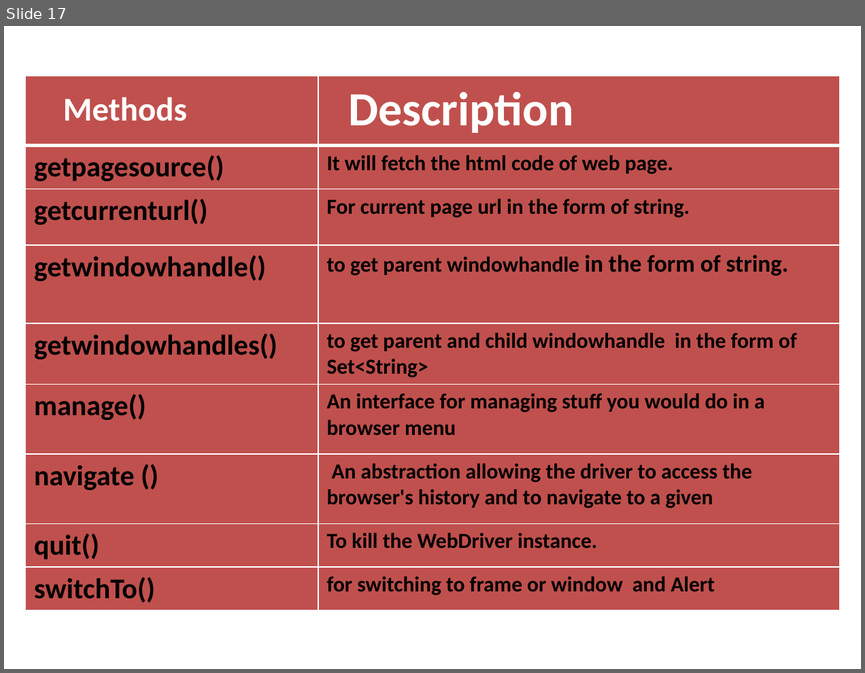
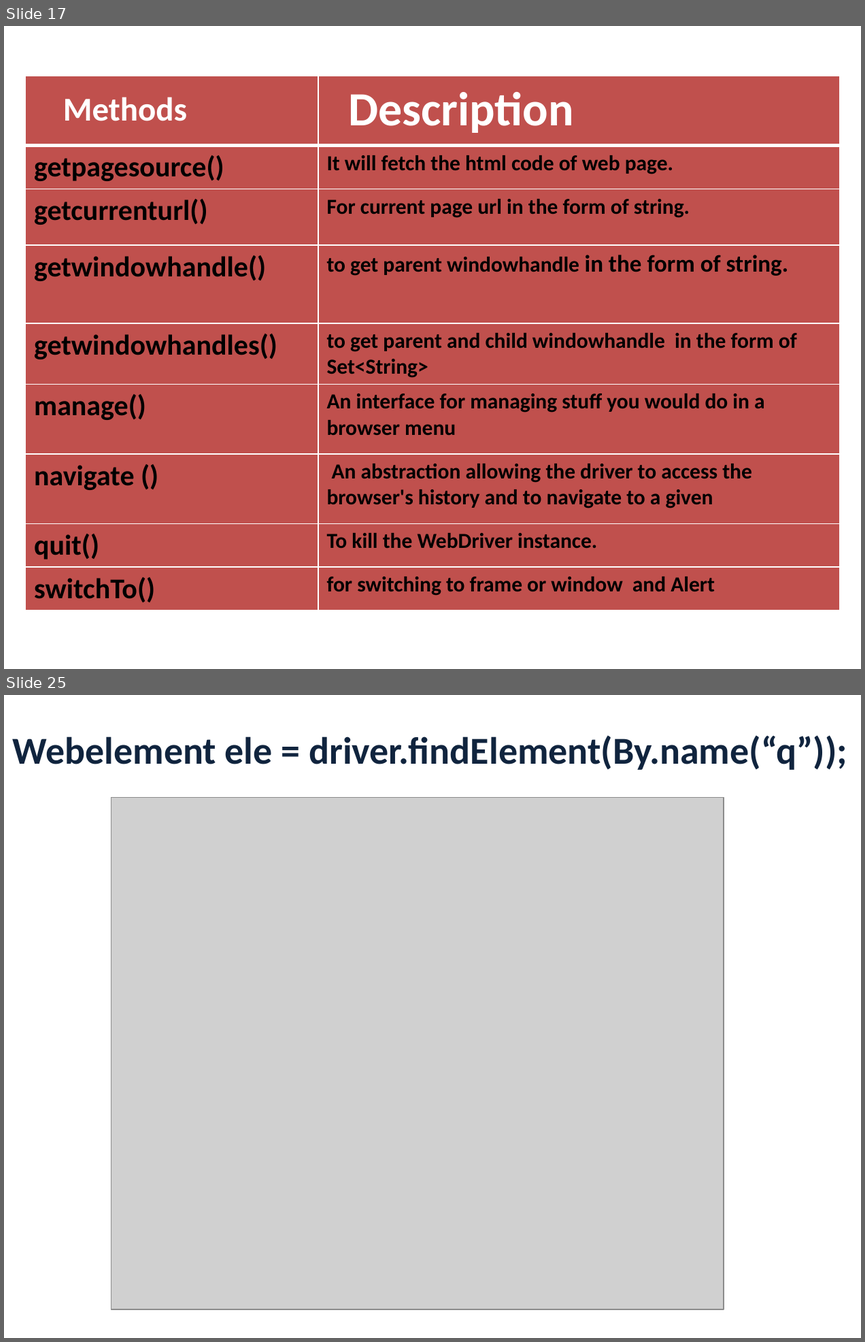
Before and after one commit to ankurverma99/Democmd, a slide deck: Selenium.pptx. Shown one above the other, each under a label of ours: slide 17 before the commit, slides 17 and 25 after it; the slides between them are not shown. The pictures are 865x673 and 865x1342 pixels, drawn with LibreOffice and Linux fonts; fonts in the diff are those of the drawing; grey boxes stand for pictures. Boxes give left, top, right and bottom in pixels: in the first picture for what was removed or moved away, otherwise in the second. Text is boxed around its words. In the diff, an @@ line names an element or a change of style, - is before the commit and + after.

```diff
--- a/Selenium.pptx
+++ b/Selenium.pptx
@@ slide 25 added at <box>4,695,861,1338</box>, background #FFFFFF @@
@@ text added at <box>12,735,847,770</box>, 32 pt, text #0F243E, bold @@
+Webelement ele = driver.findElement(By.name(“q”));
@@ picture added at <box>111,797,723,1308</box> @@
```
Also in this commit, not shown: 3 slides changed, 7 other slides added.
